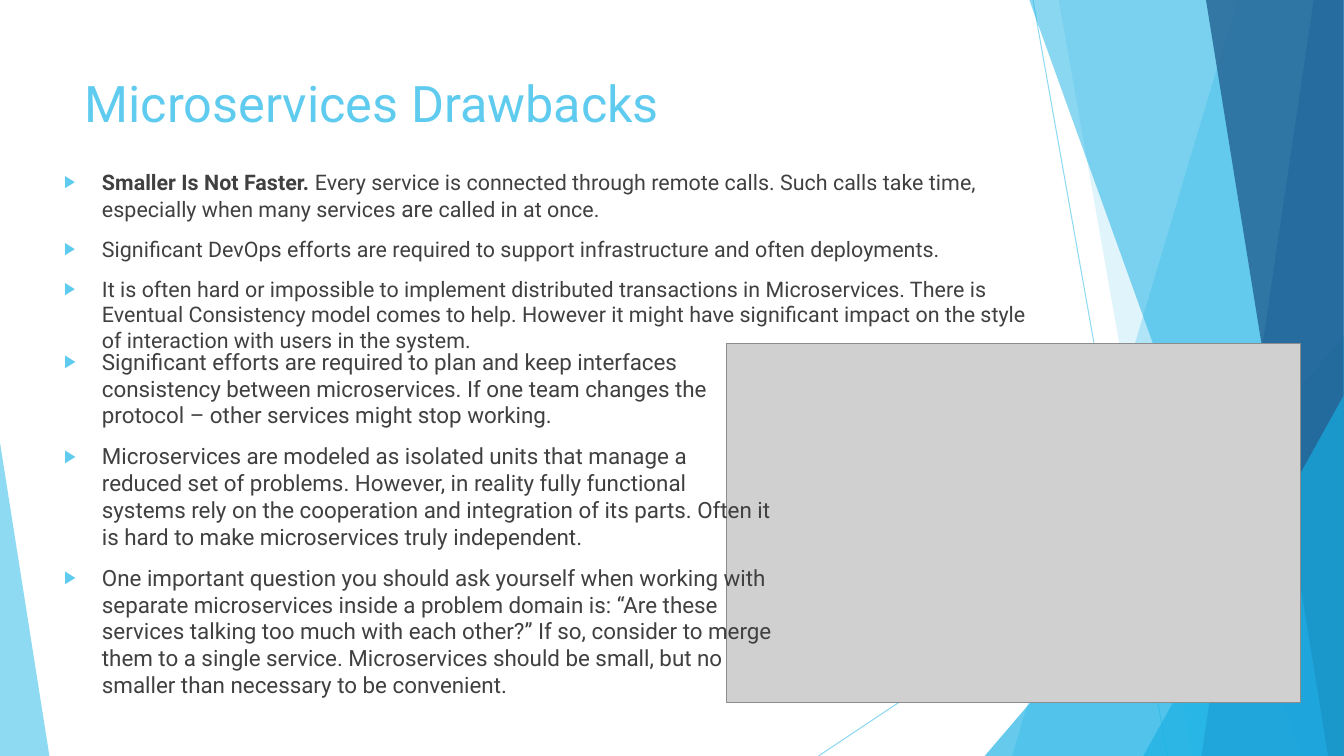
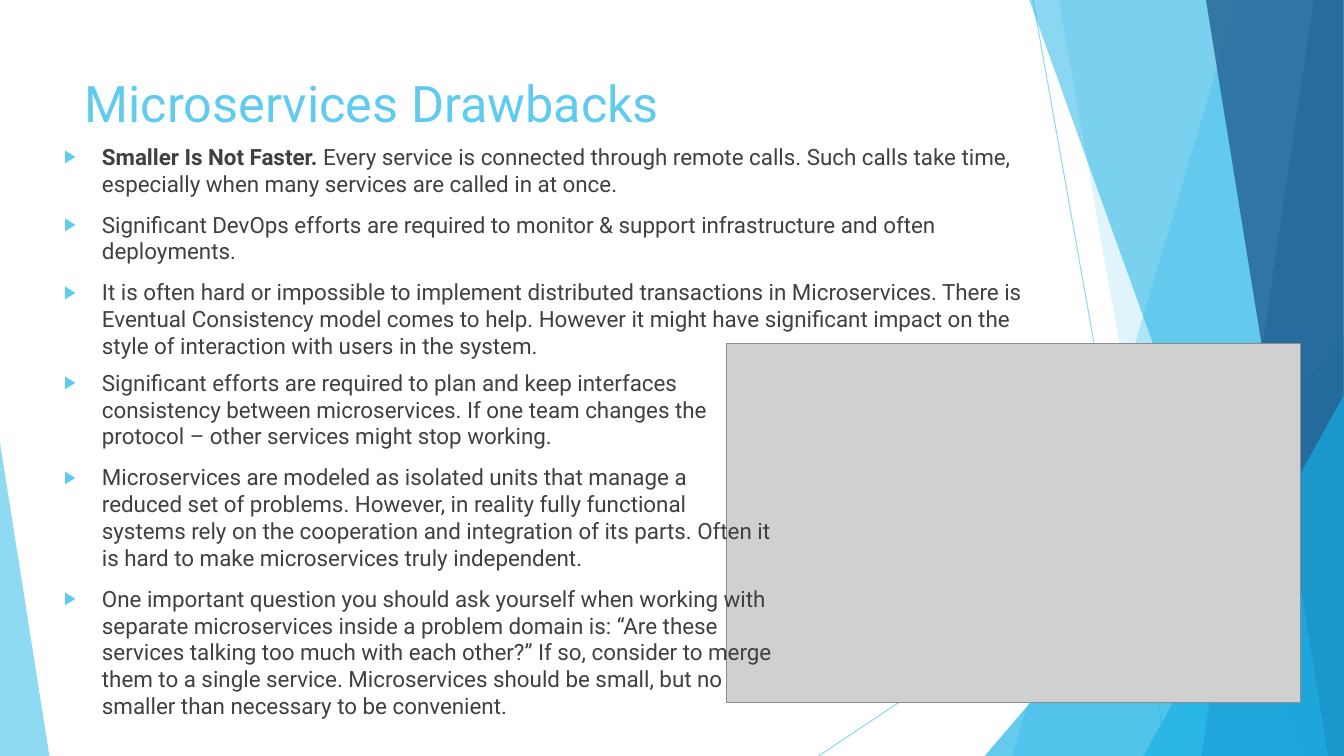
Before and after one commit to vlytsus/springboot-cloud-demo-one, a slide deck: slide 10 of docs/Introduction_To_Microservices_Part_1_monolith.pptx (slide 9 before the commit). Drawn at 1344x756 pixels with LibreOffice and Linux fonts; fonts in the diff are those of the drawing; grey boxes stand for pictures. Boxes give left, top, right and bottom in pixels: in the first picture for what was removed or moved away, otherwise in the second. Text is boxed around its words. In the diff, an @@ line names an element or a change of style, - is before the commit and + after.

Commit message:
Updated presentations. More microservices pros & cons

```diff
--- a/docs/Introduction_To_Microservices_Part_1_monolith.pptx
+++ b/docs/Introduction_To_Microservices_Part_1_monolith.pptx
@@ text "Smaller Is Not Faster. Every ...": place and size @@
-text "Smaller Is Not Faster. Every ..." at <box>102,174,1025,354</box>
+text "Smaller Is Not Faster. Every ..." at <box>102,148,1021,359</box>
@@ text at <box>102,148,1021,359</box>: size 15.3 to 16 pt in "Smaller Is Not Faster. Every service is ...", "It is often hard or impossible to ..."; size 16.1 to 16 pt in "are" @@
@@ text at <box>102,216,935,264</box>: text changed; size 15.3 to 16 pt @@
-▶ Significant DevOps efforts are required to support infrastructure and often deployments.
+▶ Significant DevOps efforts are required to monitor & support infrastructure and often deployments.
@@ text "Significant efforts are required to ..." rewrapped from <box>102,349,771,698</box> to <box>102,374,771,719</box> @@
```
Also in this commit, not shown: 2 other slides changed, 1 slide added, 1 other file.
